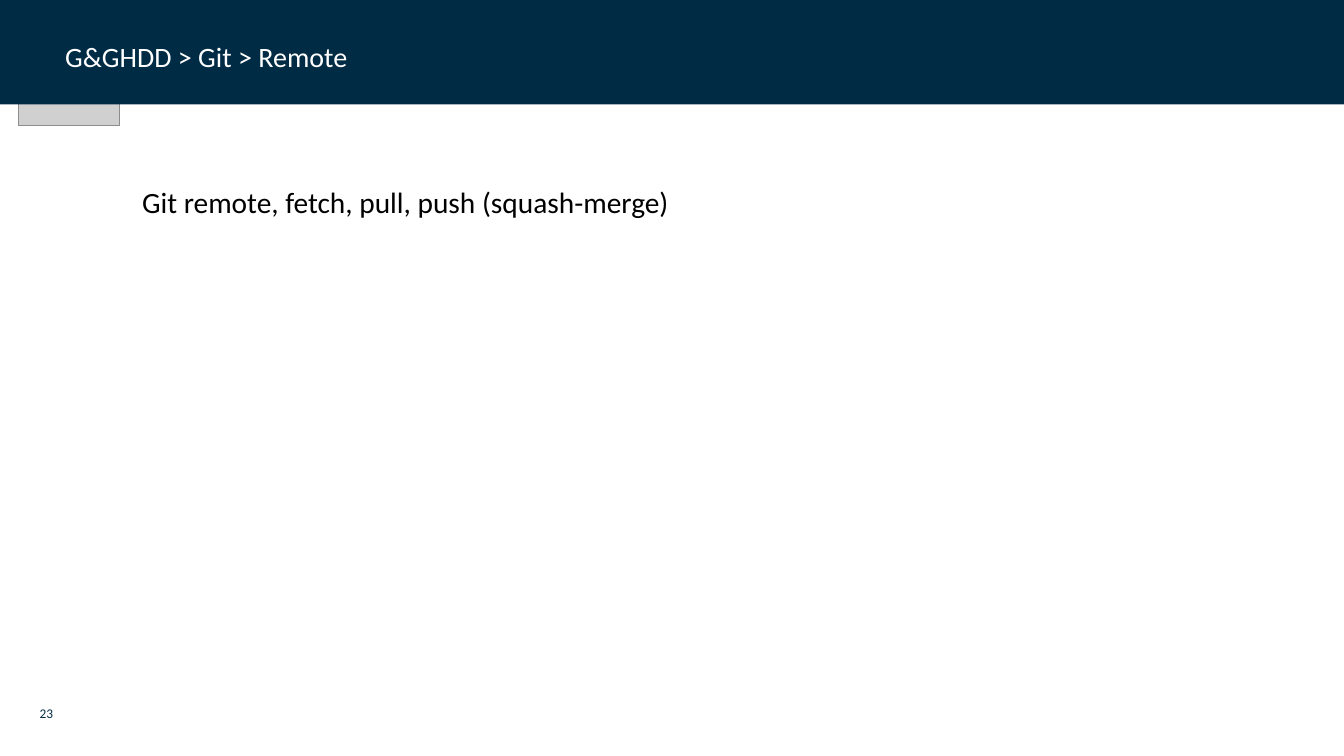
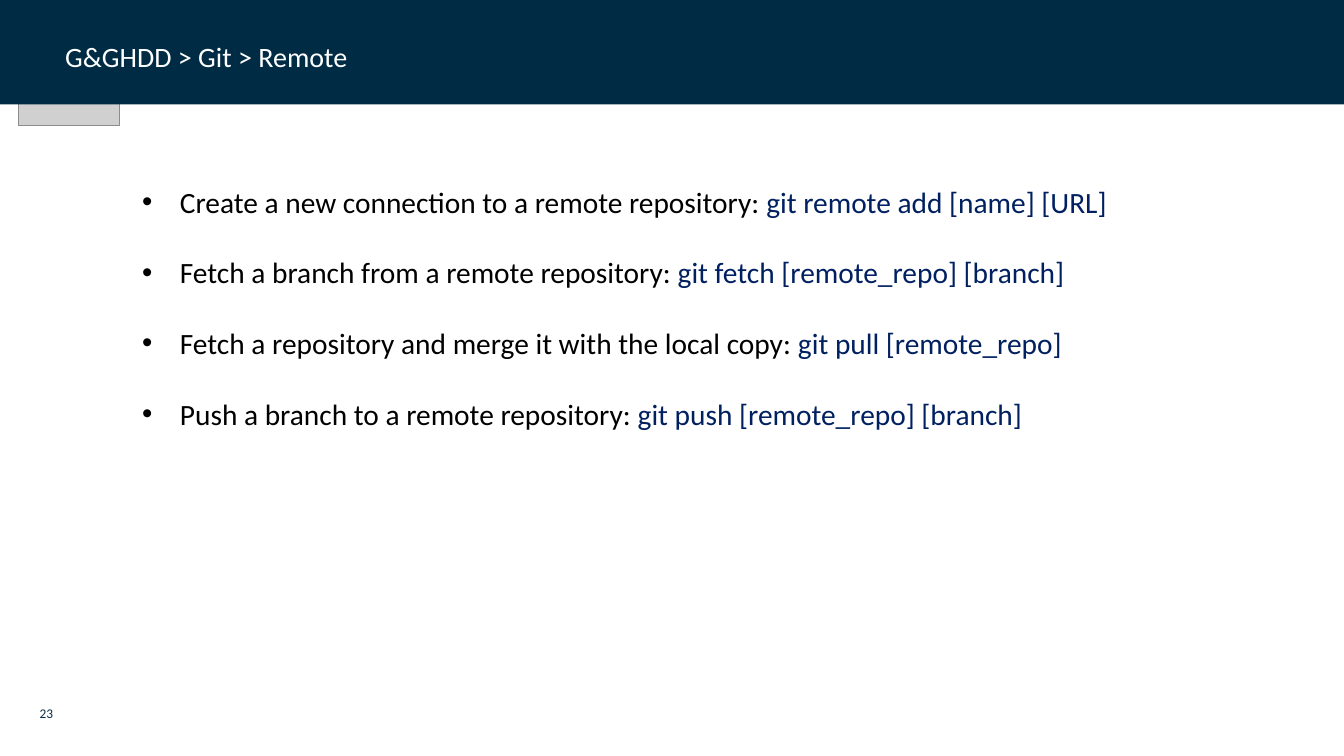
Before and after one commit to dfds/dojo, a slide deck: slide 23 of workshops/git-github-deep-dive/git_github_deep_dive.pptx. Drawn at 1344x756 pixels with LibreOffice and Linux fonts; fonts in the diff are those of the drawing; grey boxes stand for pictures; background and template pictures are left out. Boxes give left, top, right and bottom in pixels: in the first picture for what was removed or moved away, otherwise in the second. Text is boxed around its words. In the diff, an @@ line names an element or a change of style, - is before the commit and + after.

```diff
--- a/workshops/git-github-deep-dive/git_github_deep_dive.pptx
+++ b/workshops/git-github-deep-dive/git_github_deep_dive.pptx
@@ text at [180, 191, 1106, 430]: text changed @@
-Git remote, fetch, pull, push (squash-merge)
+• Create a new connection to a remote repository: git remote add [name] [URL]
+• Fetch a branch from a remote repository: git fetch [remote_repo] [branch]
+• Fetch a repository and merge it with the local copy: git pull [remote_repo]
+• Push a branch to a remote repository: git push [remote_repo] [branch]
```
Also in this commit, not shown: 7 other slides changed.
